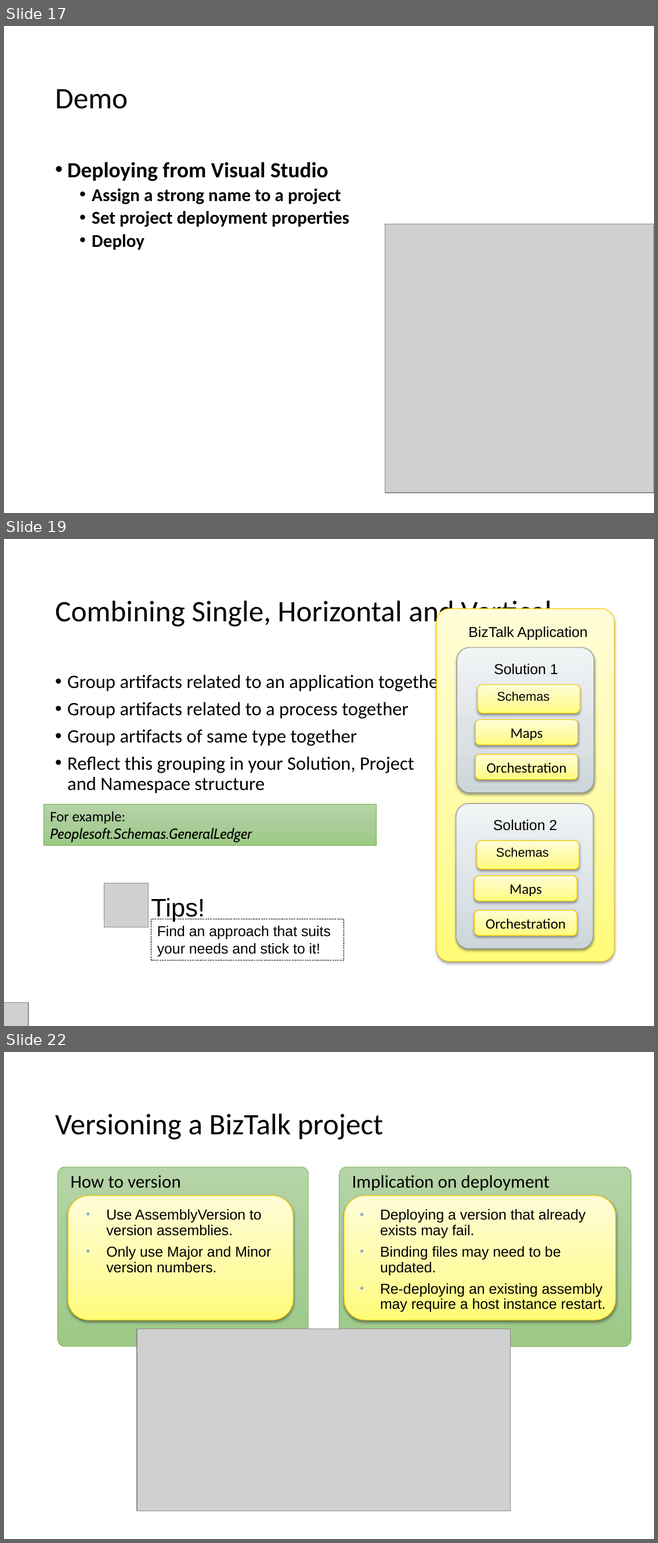
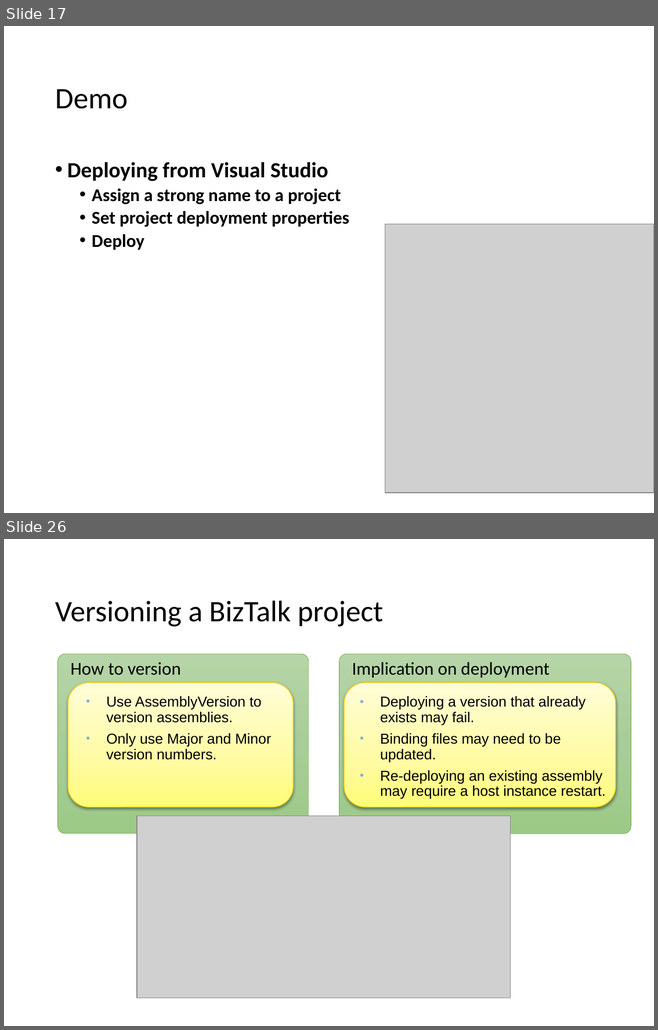
Before and after one commit to wmmihaa/BizTalk-Server---Developing-Integration-Solutions, a slide deck: Slides/Module 4 - Testing and Deploying Projects.pptx. Shown one above the other, each under a label of ours: slides 17, 19 and 22 before the commit, slides 17 and 26 after it; the slides between them are not shown. The pictures are 658x1543 and 658x1030 pixels, drawn with LibreOffice and Linux fonts; fonts in the diff are those of the drawing; grey boxes stand for pictures. Boxes give left, top, right and bottom in pixels: in the first picture for what was removed or moved away, otherwise in the second. Text is boxed around its words. In the diff, an @@ line names an element or a change of style, - is before the commit and + after.

```diff
--- a/Slides/Module 4 - Testing and Deploying Projects.pptx
+++ b/Slides/Module 4 - Testing and Deploying Projects.pptx
@@ slide 19 removed at <box>4,539,654,1026</box>, background #FFFFFF @@
@@ title removed at <box>55,600,551,629</box> @@
-Combining Single, Horizontal and Vertical
@@ rounded rectangle removed at <box>436,609,614,961</box> @@
@@ text removed at <box>468,627,587,640</box> @@
-BizTalk Application
@@ rounded rectangle removed at <box>457,647,594,793</box> @@
@@ text removed at <box>67,672,445,794</box> @@
-• Group artifacts related to an application together
-• Group artifacts related to a process together
-• Group artifacts of same type together
-• Reflect this grouping in your Solution, Project
-  and Namespace structure
@@ text removed at <box>494,664,558,675</box> @@
-Solution 1
@@ rounded rectangle removed at <box>477,685,579,713</box> @@
@@ text removed at <box>496,692,549,701</box> @@
-Schemas
@@ rounded rectangle removed at <box>475,719,577,745</box> @@
-Maps
@@ rounded rectangle removed at <box>475,755,577,780</box> @@
-Orchestration
@@ rectangle removed at <box>43,804,376,846</box> @@
-For example:
-Peoplesoft.Schemas.GeneralLedger
@@ rounded rectangle removed at <box>455,803,593,949</box> @@
@@ text removed at <box>493,820,557,831</box> @@
-Solution 2
@@ rounded rectangle removed at <box>476,841,578,870</box> @@
@@ text removed at <box>496,848,549,857</box> @@
-Schemas
@@ picture removed at <box>104,884,148,928</box> @@
@@ rounded rectangle removed at <box>474,876,576,901</box> @@
-Maps
@@ text removed at <box>151,898,205,922</box> @@
-Tips!
@@ rectangle removed at <box>151,919,344,961</box> @@
-Find an approach that suits
-your needs and stick to it!
@@ rounded rectangle removed at <box>474,911,576,936</box> @@
-Orchestration
@@ picture removed at <box>4,1003,28,1026</box> @@
@@ what was slide 22 is now slide 26 @@
```
Also in this commit, not shown: 2 slides changed, 7 slides added, 2 other slides removed.
